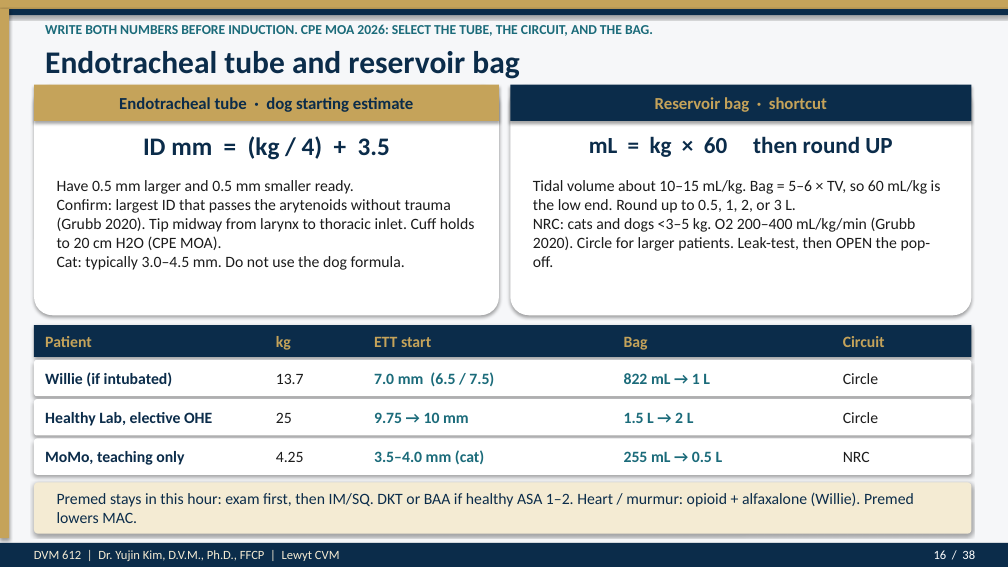
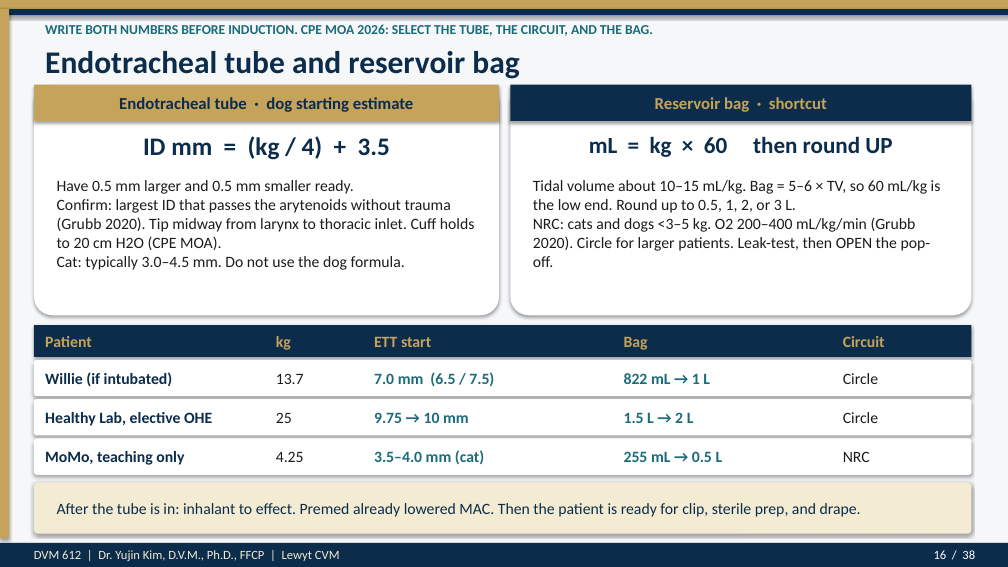
Before and after one commit to drkimvet/happycare, a slide deck: slide 16 of lectures/DVM-612_Week4_Preop_PatientPrep_Postop.pptx. Drawn at 1008x567 pixels with LibreOffice and Linux fonts; fonts in the diff are those of the drawing. Boxes give left, top, right and bottom in pixels: in the first picture for what was removed or moved away, otherwise in the second. Text is boxed around its words. In the diff, an @@ line names an element or a change of style, - is before the commit and + after.

```diff
--- a/lectures/DVM-612_Week4_Preop_PatientPrep_Postop.pptx
+++ b/lectures/DVM-612_Week4_Preop_PatientPrep_Postop.pptx
@@ text at bbox=[57, 503, 861, 517]: text changed @@
-Premed stays in this hour: exam first, then IM/SQ. DKT or BAA if healthy ASA 1–2. Heart / murmur: opioid + alfaxalone (Willie). Premed lowers MAC.
+After the tube is in: inhalant to effect. Premed already lowered MAC. Then the patient is ready for clip, sterile prep, and drape.
```
Also in this commit, not shown: 10 other slides changed, 1 slide added, 1 slide removed, 2 other files.
